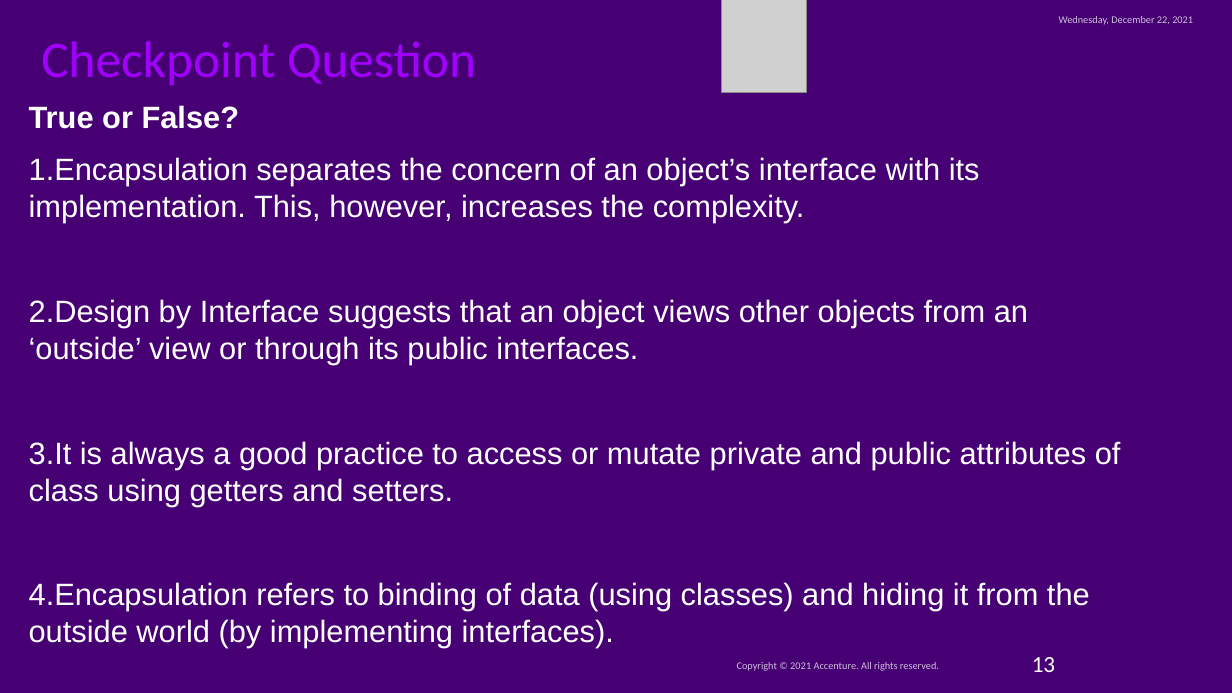
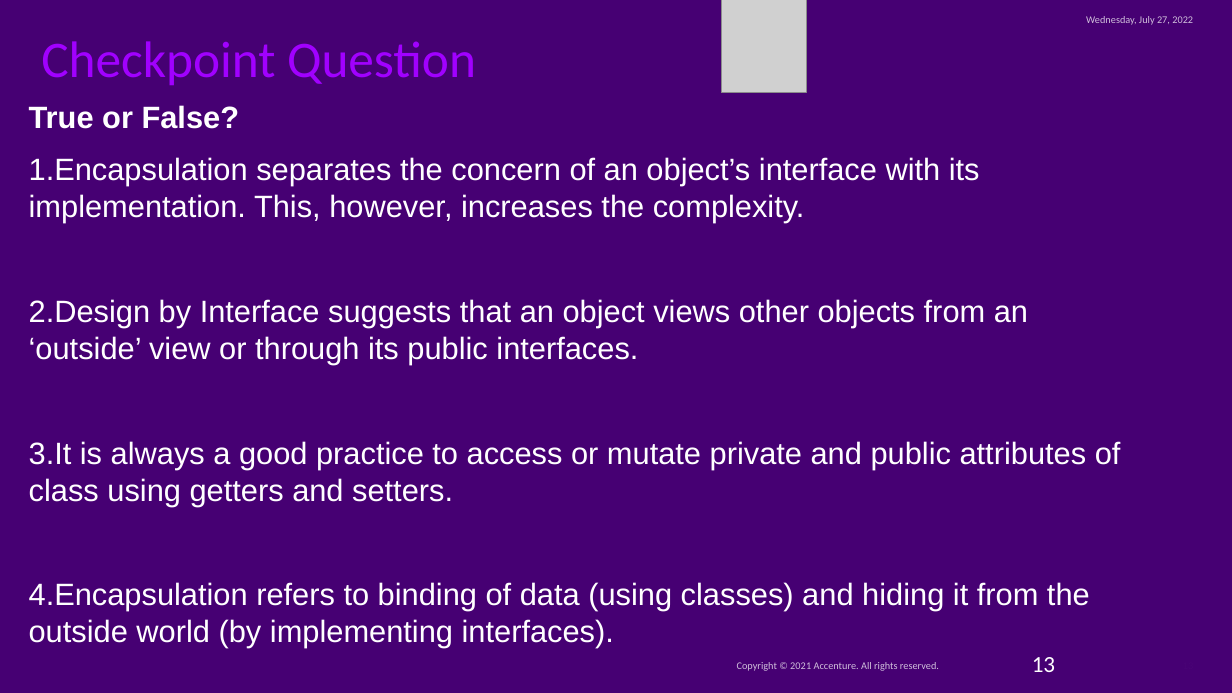
Before and after one commit to dishamehtaaccenturetabootcamp/TABootCampJavaPart, a slide deck: slide 13 of TABootCampJavaProject/Presentations/M6 - Encapsulation.pptx. Drawn at 1232x693 pixels with LibreOffice and Linux fonts; fonts in the diff are those of the drawing; grey boxes stand for pictures; background and template pictures are left out. Boxes give left, top, right and bottom in pixels: in the first picture for what was removed or moved away, otherwise in the second. Text is boxed around its words. In the diff, an @@ line names an element or a change of style, - is before the commit and + after.

```diff
--- a/TABootCampJavaProject/Presentations/M6 - Encapsulation.pptx
+++ b/TABootCampJavaProject/Presentations/M6 - Encapsulation.pptx
@@ text at (1086, 16, 1193, 25): text changed @@
-Wednesday, December 22, 2021
+Wednesday, July 27, 2022
```
Also in this commit, not shown: 13 other slides changed, 21 other files.
